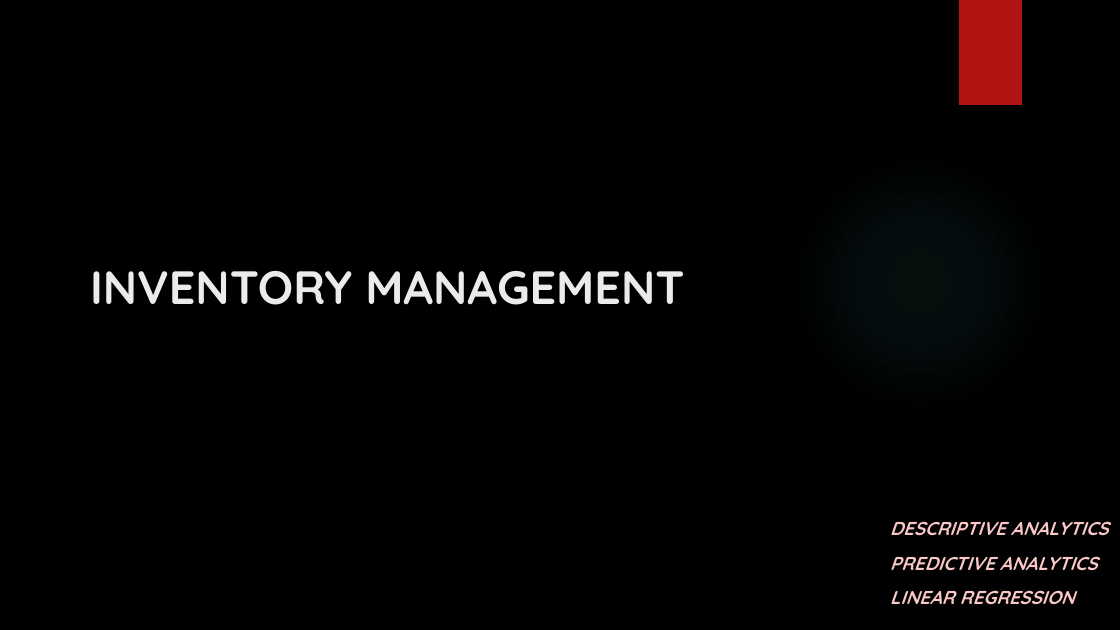
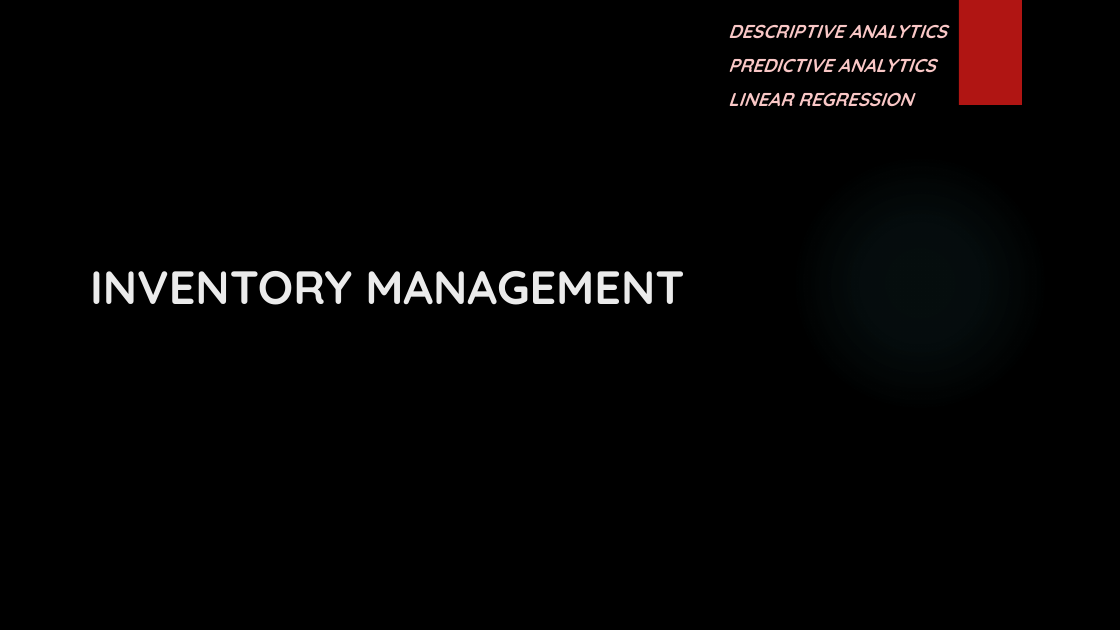
Before and after one commit to Vaishnav29/Digital-marketing, a slide deck: slide 32 of Final Folder/DIGITAL MARKETING.pptx (slide 31 before the commit). Drawn at 1120x630 pixels with LibreOffice and Linux fonts; fonts in the diff are those of the drawing; background and template pictures are left out. Boxes give left, top, right and bottom in pixels: in the first picture for what was removed or moved away, otherwise in the second. Text is boxed around its words. In the diff, an @@ line names an element or a change of style, - is before the commit and + after.

```diff
--- a/Final Folder/DIGITAL MARKETING.pptx
+++ b/Final Folder/DIGITAL MARKETING.pptx
@@ text "DESCRIPTIVE ANALYTICS" moved from (x1=890, y1=521, x2=1109, y2=605) to (x1=728, y1=24, x2=947, y2=107) @@
```
Also in this commit, not shown: 2 other slides changed, 2 slides added, 1 slide removed.
